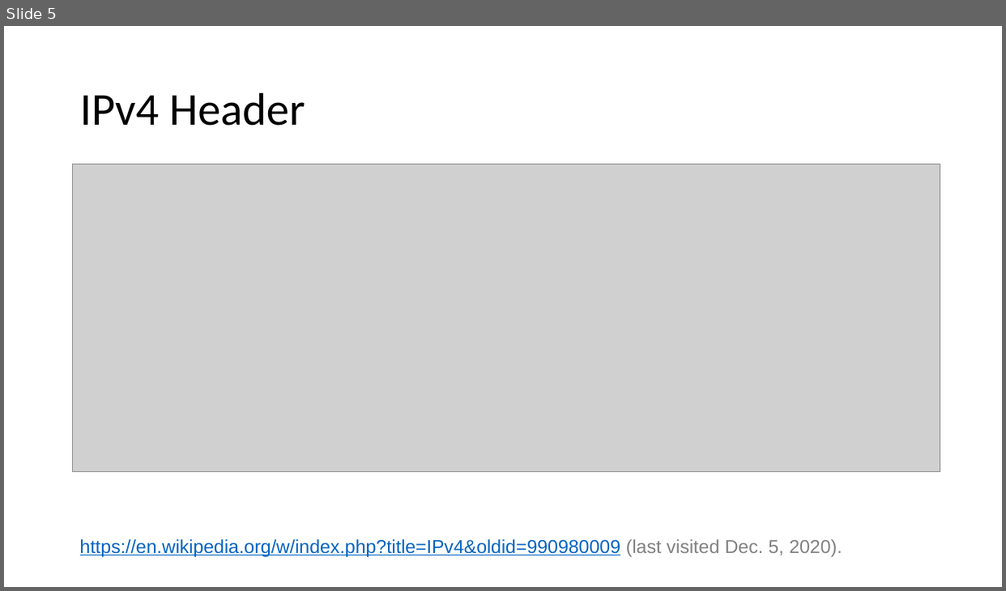
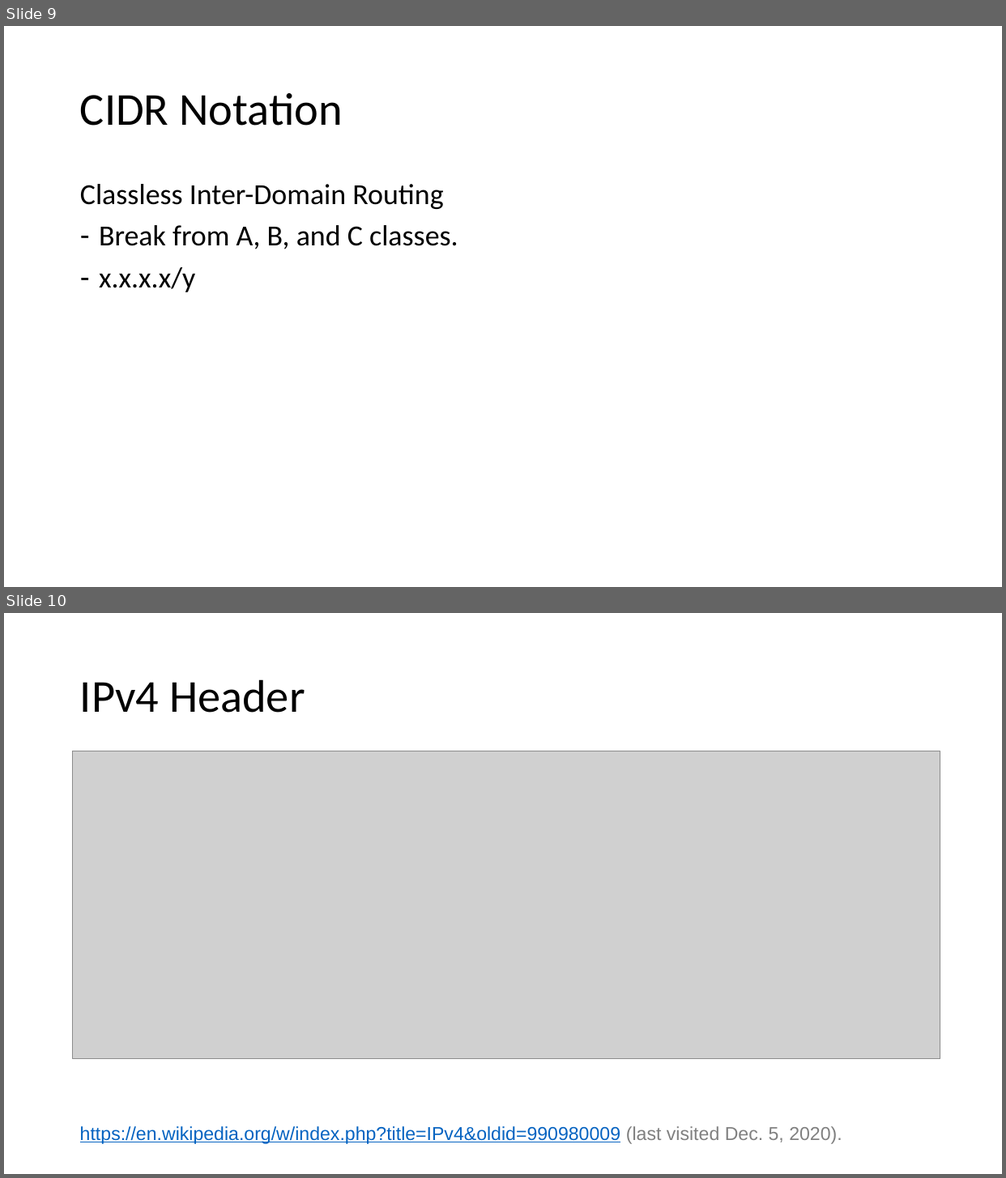
Before and after one commit to CS3550/Fall2020, a slide deck: The Internet Protocol.pptx. Shown one above the other, each under a label of ours: slide 5 before the commit, slides 9 and 10 after it. The pictures are 1006x591 and 1006x1178 pixels, drawn with LibreOffice and Linux fonts; fonts in the diff are those of the drawing; grey boxes stand for pictures. Boxes give left, top, right and bottom in pixels: in the first picture for what was removed or moved away, otherwise in the second. Text is boxed around its words. In the diff, an @@ line names an element or a change of style, - is before the commit and + after.

```diff
--- a/The Internet Protocol.pptx
+++ b/The Internet Protocol.pptx
@@ slide 9 added at bbox=[4, 26, 1002, 587], background #FFFFFF @@
@@ title added at bbox=[80, 93, 343, 126], 44 pt, text #000000 @@
+CIDR Notation
@@ text added at bbox=[80, 184, 458, 292], 28 pt, text #000000 @@
+Classless Inter-Domain Routing
+– Break from A, B, and C classes.
+– x.x.x.x/y
@@ what was slide 5 is now slide 10 @@
```
Also in this commit, not shown: 5 other slides added.
